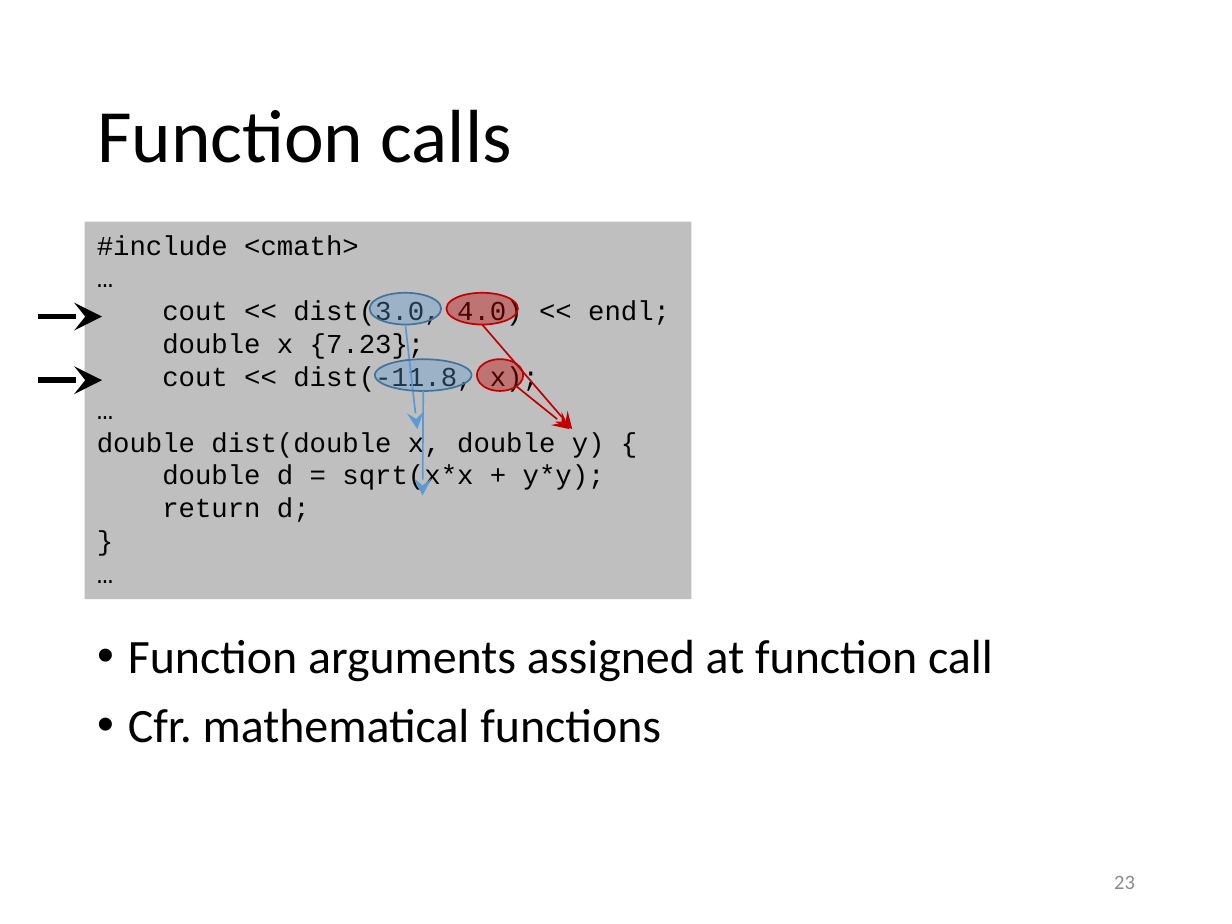
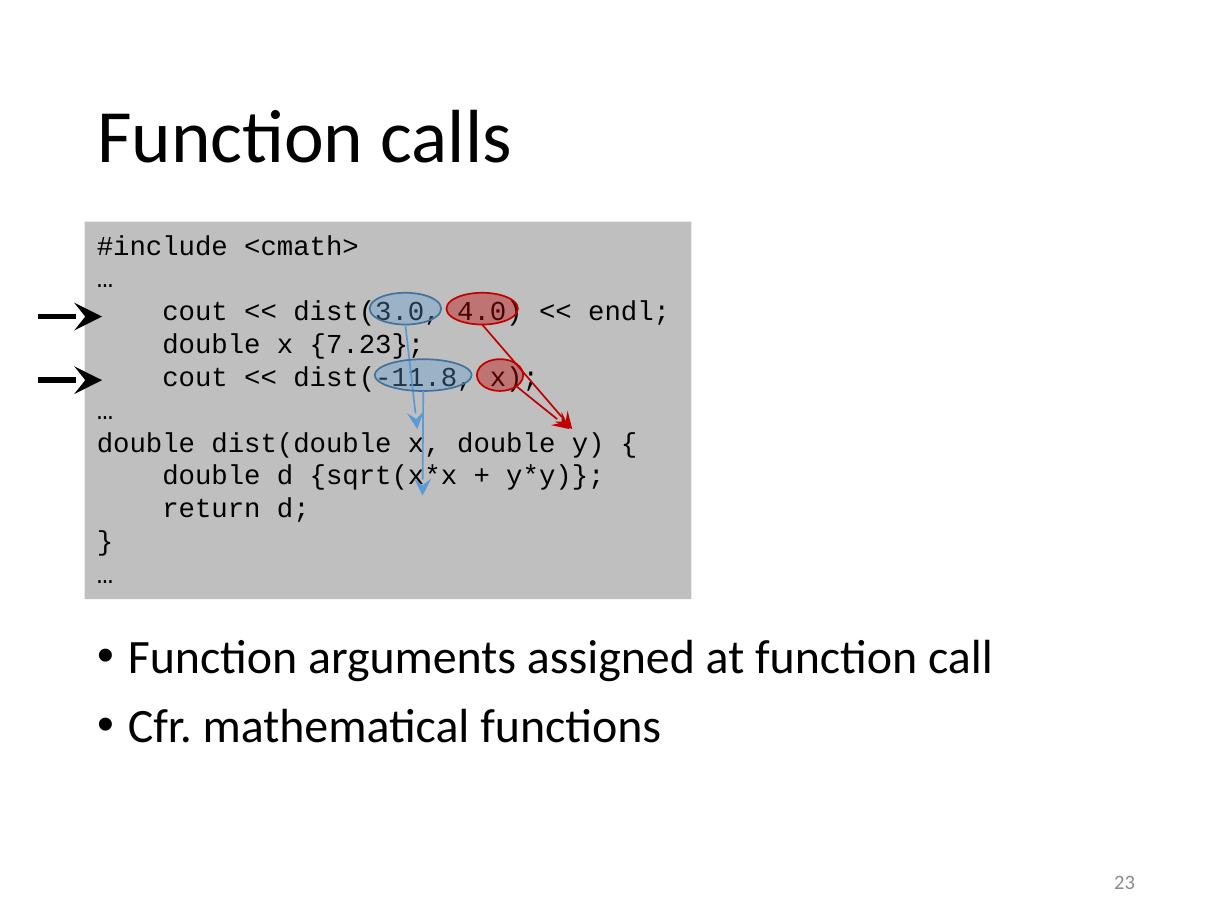
Before and after one commit to gjbex/Scientific-C-plus-plus, a slide deck: slide 23 of scientific_cpp.pptx. Drawn at 1232x924 pixels with LibreOffice and Linux fonts; fonts in the diff are those of the drawing. Boxes give left, top, right and bottom in pixels: in the first picture for what was removed or moved away, otherwise in the second. Text is boxed around its words. In the diff, an @@ line names an element or a change of style, - is before the commit and + after.

```diff
--- a/scientific_cpp.pptx
+++ b/scientific_cpp.pptx
@@ text in rectangle at (x1=162, y1=465, x2=604, y2=492): text changed @@
-double d = sqrt(x*x + y*y);
+double d {sqrt(x*x + y*y)};
```
Also in this commit, not shown: 8 other slides changed.
